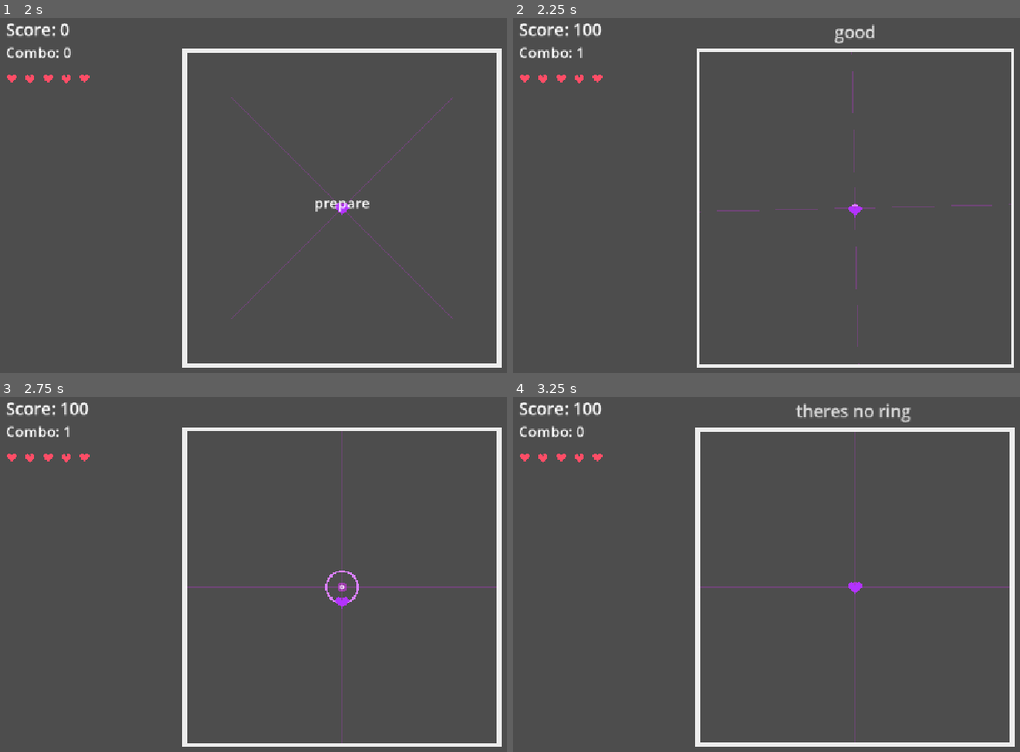
Above: before the commit, frames 1-4 (two rows, left to right).
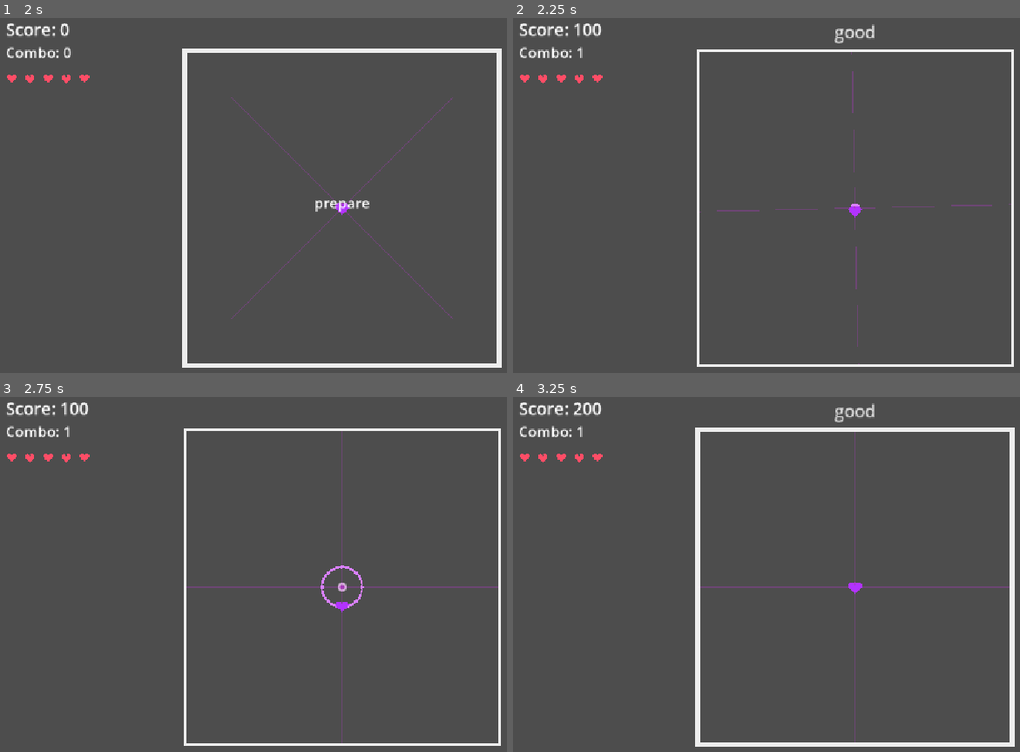
Above: after the commit, the same moments.

Repository: kocio07/rhytm-game
Game: Godot game, scene res://sceny/main.tscn
Two runs of this game, one before a commit and one after it. Both use one fixed random seed, a clock stepped at 60 frames per second and the inputs below. Sound files missing from this copy of the repository are replaced by a short silence.
Inputs (mouse positions are in pixels of both pictures, inside the frame that each line leads up to):
- Up to frame 1 (2 s): tap Enter (ui_accept) at 0.5, 0.77, 1.25, 1.52 s; move the mouse to (496, 188) at 0.52 s; hold Right (ui_right) 0.53-1.28 s; tap Alt at 0.6 s; click (496, 188) at 0.67 s; move the mouse to (202, 227) at 1.27 s; hold Down from 1.28 s (still down); tap Shift at 1.35 s
- Up to frame 2 (2.25 s): tap Enter (ui_accept) at 2 s; move the mouse to (923, 120) at 2.02 s; release Down at 2.03 s; hold Right (ui_right) from 2.03 s (still down); tap Alt at 2.1 s
- Up to frame 3 (2.75 s): keep holding Right (ui_right)
- Up to frame 4 (3.25 s): move the mouse to (817, 666) at 2.77 s; release Right (ui_right) at 2.78 s; hold Up (ui_up) from 2.78 s (still down); tap Shift at 2.85 s; click (817, 666) at 2.92 s; tap Enter (ui_accept) at 3.02 s

Frame 1 is identical in both runs. In frame 2, 0.3% of the frame differs, in the area x 36-99%, y 8-99%; in frame 3, 1.6%, in the area x 35-99%, y 8-99%; in frame 4, 0.5%.

Commit message:
changed bpm

Diff:
--- a/rhytmgame/sceny/main.tscn
+++ b/rhytmgame/sceny/main.tscn
@@ -18,4 +18,3 @@
 [node name="BeatClock" type="Node" parent="." unique_id=1469814152]
 script = ExtResource("3_8gesx")
 music = ExtResource("1_b4mbv")
-bpm = 105.0
